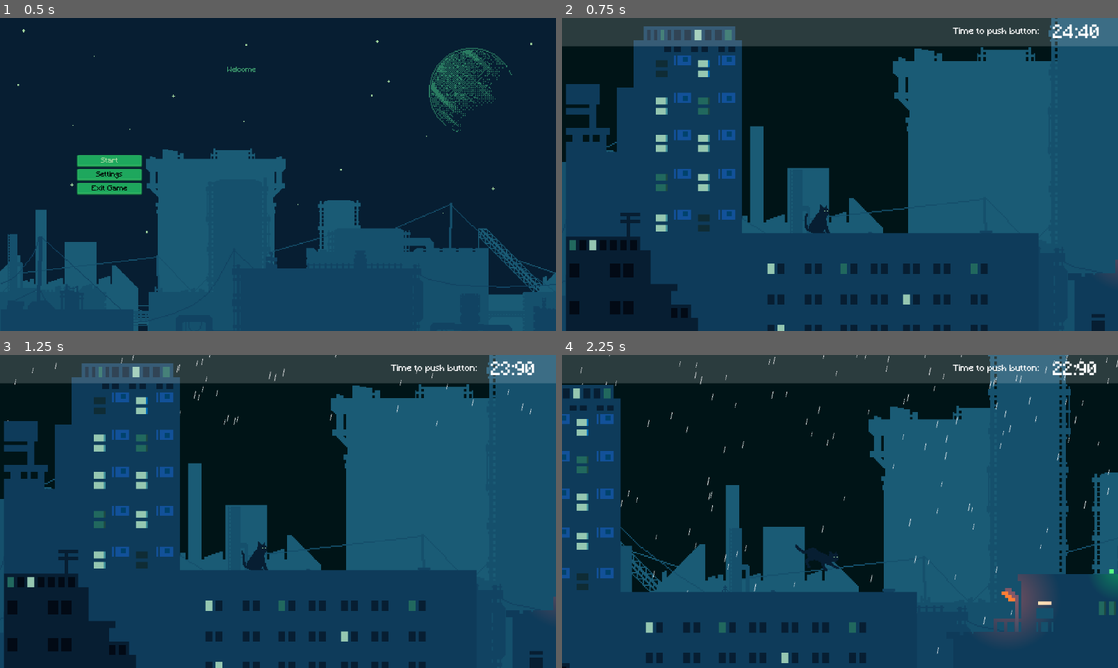
Above: before the commit, frames 1-4 (two rows, left to right).
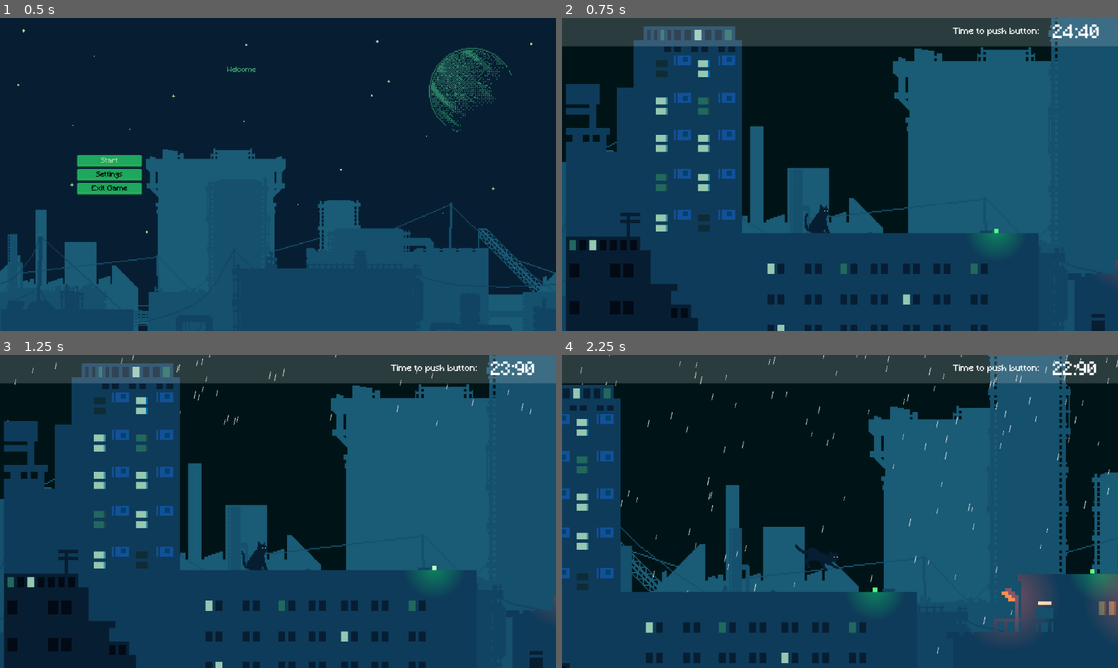
Above: after the commit, the same moments.

Repository: DEVizzent/mermelada-jam-2023
Game: Godot game, scene res://Inicio/StartMenu.tscn
The game is run twice, just before and just after one commit, with the same random seed, the same clock (stepped at 60 frames per second) and the same inputs.
Inputs (mouse positions are in pixels of both pictures, inside the frame that each line leads up to):
- Up to frame 1 (0.5 s): no input
- Up to frame 2 (0.75 s): click "Start" at 0.5 s
- Up to frame 3 (1.25 s): no input
- Up to frame 4 (2.25 s): move the mouse to (962, 495) at 1.27 s; hold Right (ui_right) 1.28-2 s; click (962, 495) at 1.42 s; tap Space (jump) at 1.52 s; drag from (728, 527) to (867, 514) at 2.02 s

Frame 1 is identical in both runs. In frame 2, 0.3% of the frame differs, in the area x 74-82%, y 67-75%; in frame 3, 0.3%; in frame 4, 1.2%, in the area x 52-100%, y 68-90%.

Commit message:
Luces 2

Diff:
--- a/Levels/Level1/Level1.tscn
+++ b/Levels/Level1/Level1.tscn
@@ -150,23 +150,91 @@
 scale = Vector2(-3, 3)
 sprite_frames = SubResource("SpriteFrames_ist40")
 autoplay = "default"
-frame_progress = 0.298639
+frame_progress = 0.671163
 
 [node name="PointLight2D" type="PointLight2D" parent="Lights/OrangeFarol"]
 position = Vector2(1.33334, -7)
 color = Color(76.93, 3.55, 0.6, 0.1)
 texture = SubResource("GradientTexture2D_7tcdf")
 
+[node name="OrangeFarol" type="AnimatedSprite2D" parent="Lights/OrangeFarol"]
+position = Vector2(556, 171)
+rotation = -3.14159
+scale = Vector2(3, -3)
+sprite_frames = SubResource("SpriteFrames_ist40")
+autoplay = "default"
+frame_progress = 0.463731
+
+[node name="PointLight2D" type="PointLight2D" parent="Lights/OrangeFarol/OrangeFarol"]
+position = Vector2(1.33334, -7)
+color = Color(76.93, 3.55, 0.6, 0.1)
+texture = SubResource("GradientTexture2D_7tcdf")
+
 [node name="GreenLight" type="AnimatedSprite2D" parent="Lights"]
-position = Vector2(736, 103)
+position = Vector2(317, 135)
 sprite_frames = SubResource("SpriteFrames_w5133")
 autoplay = "default"
 
 [node name="PointLight2D" type="PointLight2D" parent="Lights/GreenLight"]
-position = Vector2(12, -2)
-color = Color(0, 4.01176, 0.188235, 0.309804)
-texture = SubResource("GradientTexture2D_7tcdf")
-texture_scale = 1.75
+color = Color(0, 4.01176, 0.188235, 0.309804)
+texture = SubResource("GradientTexture2D_7tcdf")
+texture_scale = 1.75
+
+[node name="GreenLight2" type="AnimatedSprite2D" parent="Lights"]
+position = Vector2(702, 103)
+sprite_frames = SubResource("SpriteFrames_w5133")
+autoplay = "default"
+
+[node name="PointLight2D" type="PointLight2D" parent="Lights/GreenLight2"]
+position = Vector2(12, -2)
+color = Color(0, 4.01176, 0.188235, 0.309804)
+texture = SubResource("GradientTexture2D_7tcdf")
+texture_scale = 1.75
+
+[node name="GreenLight3" type="AnimatedSprite2D" parent="Lights"]
+position = Vector2(976, 36)
+sprite_frames = SubResource("SpriteFrames_w5133")
+autoplay = "default"
+
+[node name="PointLight2D" type="PointLight2D" parent="Lights/GreenLight3"]
+position = Vector2(12, -2)
+color = Color(0, 4.01176, 0.188235, 0.309804)
+texture = SubResource("GradientTexture2D_7tcdf")
+texture_scale = 1.75
+
+[node name="GreenLight4" type="AnimatedSprite2D" parent="Lights"]
+position = Vector2(1016, 36)
+sprite_frames = SubResource("SpriteFrames_w5133")
+autoplay = "default"
+
+[node name="PointLight2D" type="PointLight2D" parent="Lights/GreenLight4"]
+position = Vector2(12, -2)
+color = Color(0, 4.01176, 0.188235, 0.309804)
+texture = SubResource("GradientTexture2D_7tcdf")
+texture_scale = 1.75
+
+[node name="GreenLight5" type="AnimatedSprite2D" parent="Lights"]
+position = Vector2(1056, 36)
+sprite_frames = SubResource("SpriteFrames_w5133")
+autoplay = "default"
+
+[node name="PointLight2D" type="PointLight2D" parent="Lights/GreenLight5"]
+position = Vector2(12, -2)
+color = Color(0, 4.01176, 0.188235, 0.309804)
+texture = SubResource("GradientTexture2D_7tcdf")
+texture_scale = 1.75
+
+[node name="OrangeFarol2" type="AnimatedSprite2D" parent="Lights"]
+position = Vector2(776, 171)
+scale = Vector2(3, 3)
+sprite_frames = SubResource("SpriteFrames_ist40")
+autoplay = "default"
+frame_progress = 0.463731
+
+[node name="PointLight2D" type="PointLight2D" parent="Lights/OrangeFarol2"]
+position = Vector2(1.33334, -7)
+color = Color(76.93, 3.55, 0.6, 0.1)
+texture = SubResource("GradientTexture2D_7tcdf")
 
 [node name="Platforms" type="StaticBody2D" parent="."]
 collision_layer = 8
